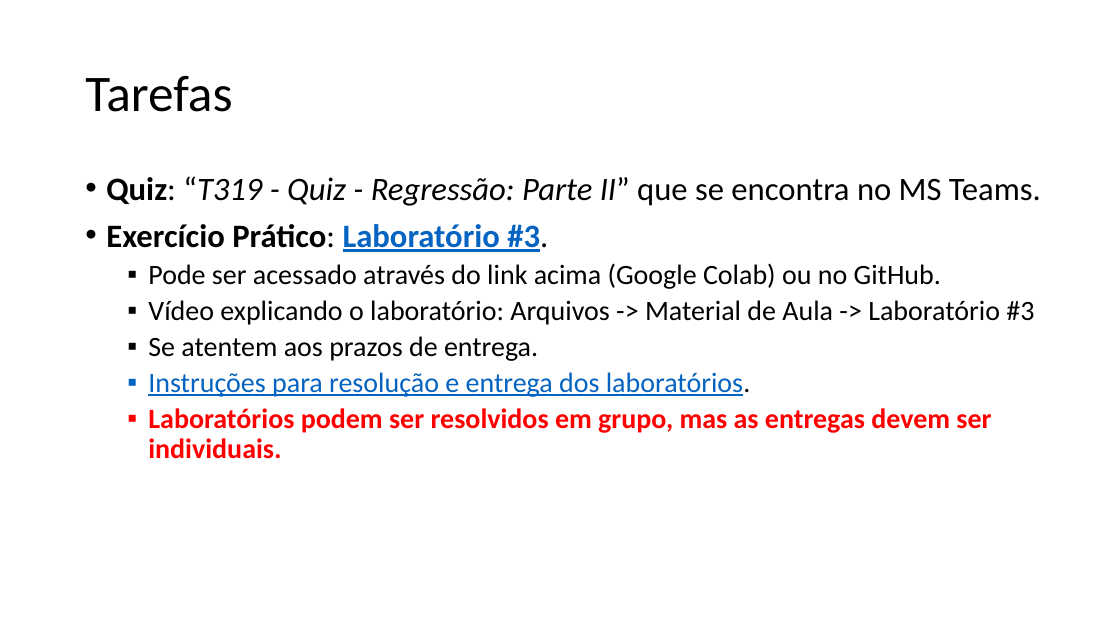
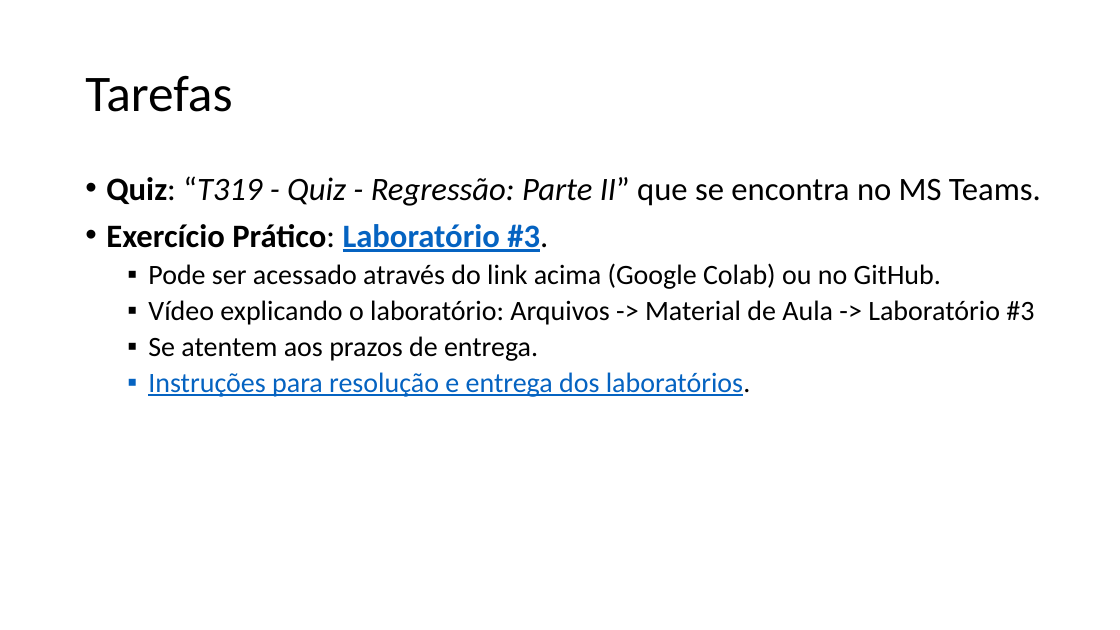
Before and after one commit to zz4fap/t319_aprendizado_de_maquina, a slide deck: slide 32 of slides/T319_Regressão_Linear (Parte II).pptx. Drawn at 1120x630 pixels with LibreOffice and Linux fonts; fonts in the diff are those of the drawing. Boxes give left, top, right and bottom in pixels: in the first picture for what was removed or moved away, otherwise in the second. Text is boxed around its words. In the diff, an @@ line names an element or a change of style, - is before the commit and + after.

```diff
--- a/slides/T319_Regressão_Linear (Parte II).pptx
+++ b/slides/T319_Regressão_Linear (Parte II).pptx
@@ text at bbox=[148, 408, 991, 459]: paragraph removed @@
-  ▪ Laboratórios podem ser resolvidos em grupo, mas as entregas devem ser individuais.
```
Also in this commit, not shown: 12 other files.
